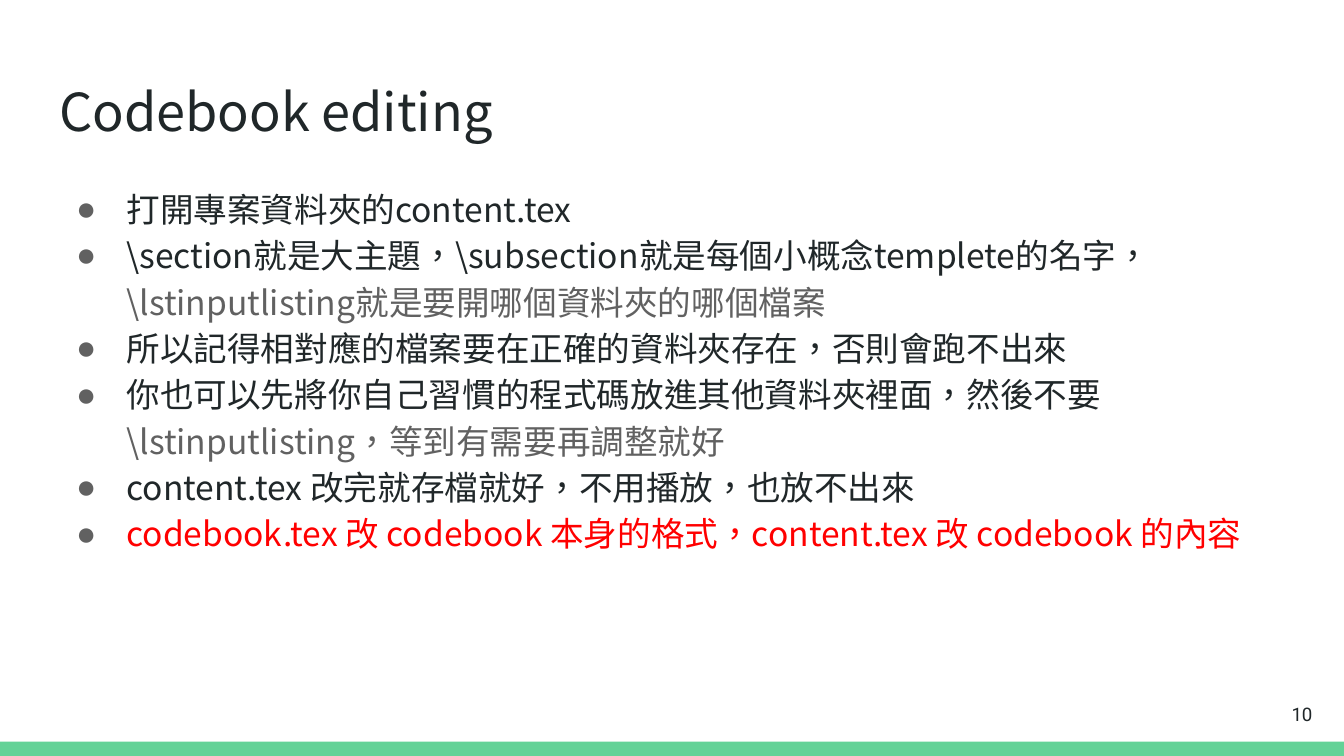
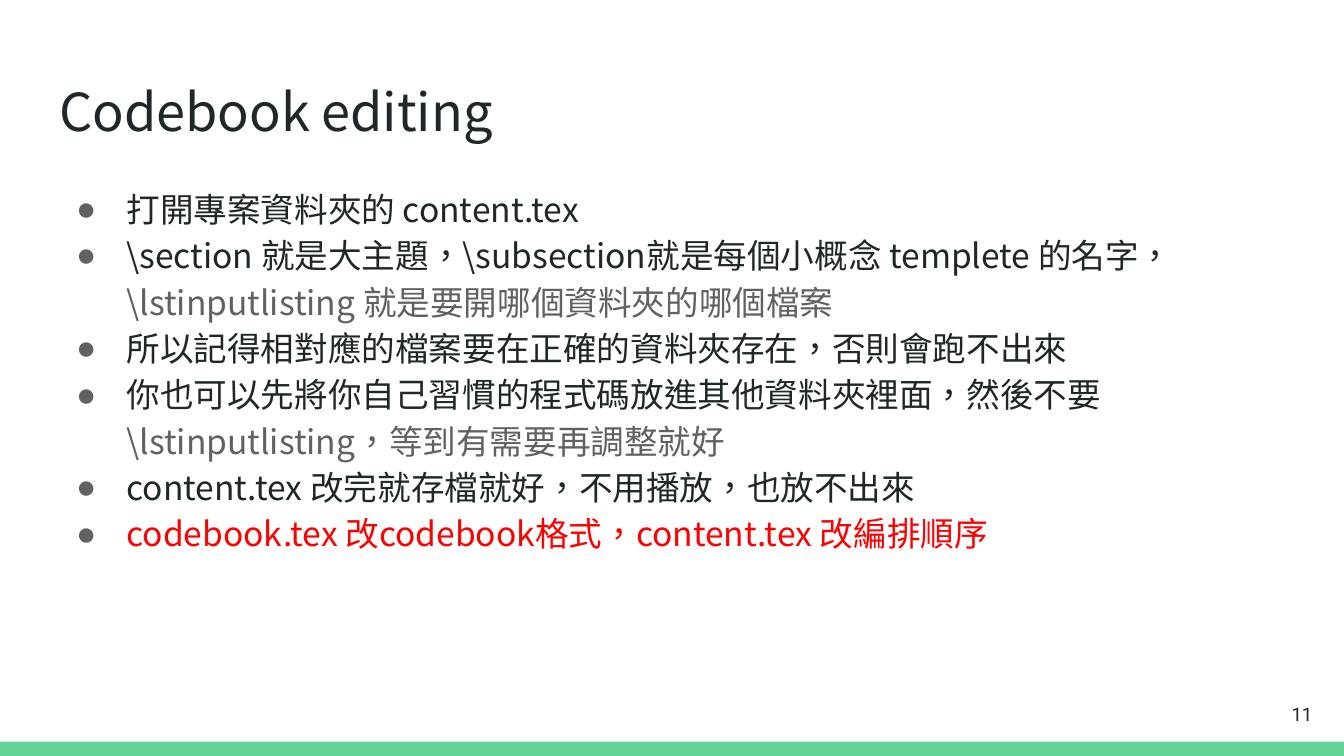
Before and after one commit to huskyhello/NTPU_codebook, a slide deck: slide 11 of codebook_tutorial.pptx (slide 10 before the commit). Drawn at 1344x756 pixels with LibreOffice and Linux fonts; fonts in the diff are those of the drawing. Boxes give left, top, right and bottom in pixels: in the first picture for what was removed or moved away, otherwise in the second. Text is boxed around its words. In the diff, an @@ line names an element or a change of style, - is before the commit and + after.

```diff
--- a/codebook_tutorial.pptx
+++ b/codebook_tutorial.pptx
@@ text at [126,193,1172,324]: spaces changed @@
-● 打開專案資料夾的content.tex
-● \section就是大主題，\subsection就是每個小概念templete的名字，
-  \lstinputlisting就是要開哪個資料夾的哪個檔案
+● 打開專案資料夾的 content.tex
+● \section 就是大主題，\subsection就是每個小概念 templete 的名字，
+  \lstinputlisting 就是要開哪個資料夾的哪個檔案
@@ text at [126,517,988,549]: text changed @@
-● codebook.tex 改 codebook 本身的格式，content.tex 改 codebook 的內容
+● codebook.tex 改codebook格式，content.tex 改編排順序
@@ page number at [1292,707,1313,721]: text changed @@
-10
+11
```
Also in this commit, not shown: 3 other slides changed, 1 slide added, 7 other files.
